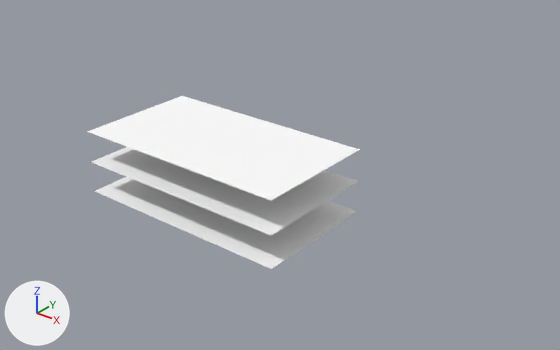
An edit to the Blender file Assets/Objects/3D Objects.blend, drawn before and after from the same camera.
One viewpoint serves both versions: a camera (50 mm lens) standing at (7.2, -7.6, 4.99) and looking at (-0.05, 1.46, -0.63). Every picture has the same lights, and +X, +Y and +Z are marked at lower left. The first picture is the older version.

Script lines for the objects in view, before the commit:
```python
me_3dslide = bpy.data.meshes.new('3DSlide')
me_3dslide.from_pydata(...)  # 12 vertices, 3 faces; spans x -1.78..1.78, y -1.0..1.0, z -0.5..0.5
me_3dslide.materials.append(mat_slide)  # its picture is missing
ob_3dslide = bpy.data.objects.new('3DSlide', me_3dslide)
ob_3dslide.location = (0.0, 0.0, 0.0)
_m = ob_3dslide.modifiers.new('Subdivision', 'SUBSURF')
_m.subdivision_type = 'SIMPLE'
_m = ob_3dslide.modifiers.new('Triangulate', 'TRIANGULATE')
_m.quad_method = 'FIXED'
_m.ngon_method = 'CLIP'
_m.keep_custom_normals = True
```
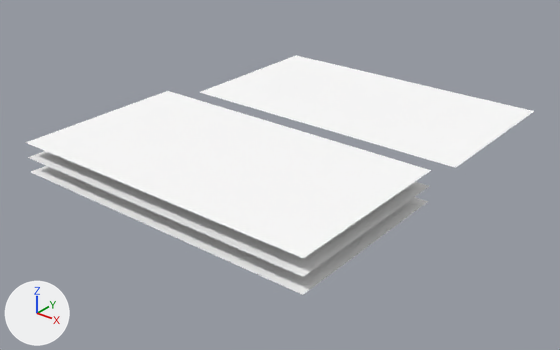
Location of each change, (x1, y1, x2, y2) in pixels of the pictures (560 x 350 px):
'3DSlide', rescaled (48% wider, 18% taller)
    before: (87, 96, 360, 269)
    after: (26, 91, 431, 295)
'2D Slide', added
    after: (200, 55, 534, 168)

What changed in the scene script:
```text
Change me_3dslide:
    used by ob_3dslide; location = (0.0, 0.0, 0.0)
    remove me_3dslide.from_pydata(...)  # 12 vertices, 3 faces; spans x -1.78..1.78, y -1.0..1.0, z -0.5..0.5
    add me_3dslide.from_pydata(...)  # 12 vertices, 3 faces; spans x -2.67..2.67, y -1.5..1.5, z -0.25..0.25
    me_3dslide part 1: the whole mesh is scaled about its middle by (1.5, 1.5, 0.5)
Add me_2dslide:
    me_2dslide.from_pydata([(2.67, -1.5, 0.0), (2.67, 1.5, 0.0), (-2.67, -1.5, 0.0), (-2.67, 1.5, 0.0)], [], [(0, 1, 3, 2)])
    me_2dslide.materials.append(mat_slide)  # its picture is missing
Add ob_2d_slide:
    ob_2d_slide = bpy.data.objects.new('2D Slide', me_2dslide)
    ob_2d_slide.location = (0.0, 3.79, 0.0)
    _m = ob_2d_slide.modifiers.new('Subdivision', 'SUBSURF')
    _m.subdivision_type = 'SIMPLE'
    _m = ob_2d_slide.modifiers.new('Triangulate', 'TRIANGULATE')
    _m.quad_method = 'FIXED'
    _m.ngon_method = 'CLIP'
    _m.keep_custom_normals = True
```
